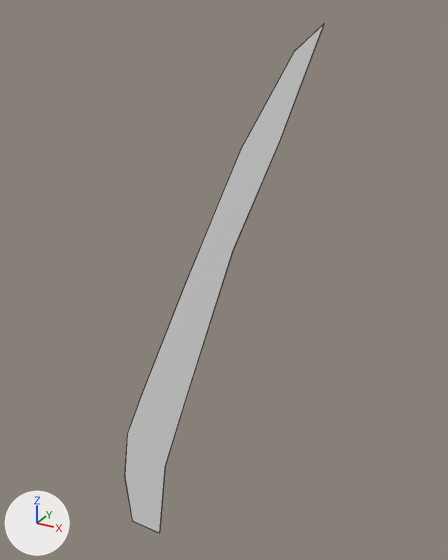
Renders of the FBX model Assets/World/tower/tower.fbx_grass/tower.fbx_grass.fbx from each side of a commit.
The view is the same before and after, from a 50 mm camera at (102.76, -6.64, 1.58) aimed at (98.99, 0.21, -1.84). Every picture has the same lights, and +X, +Y and +Z are marked at lower left. Mesh edges are drawn as thin lines. Where no turn or scale is listed for an object, it has been applied to the vertices.

In view in the first picture: 'Vert.003'.
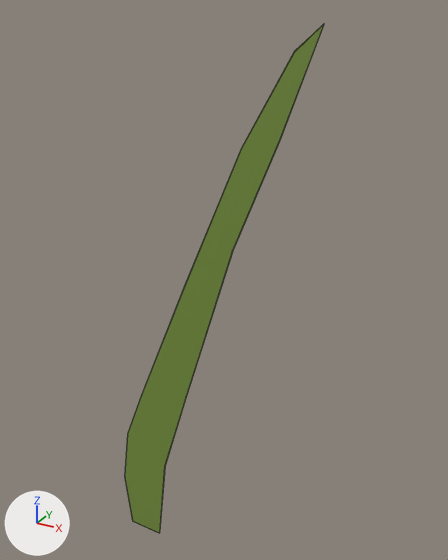
Pixel boxes [x1, y1, x2, y2] of what changed, in the pictures (448 x 560 px):
part 1 of me_vert_003, recoloured (grey to green): [125, 24, 324, 533] in both

What changed in the scene script:
```text
Add img_grasspalette_png:
    img_grasspalette_png = load_image('grasspalette.png', '../grasspalette.png', 684, 365, 'sRGB')
Add mat_material_011:
    mat_material_011 = principled_material('Material.011')
    mat_material_011.texture = img_grasspalette_png
Change me_vert_003:
    used by ob_vert_003; location = (97.76, -0.23, -6.53)
    remove me_vert_003.from_pydata(...)  # 26 vertices, 15 faces; spans x -0.43..2.62, y 0.0..0.01, z -0.03..7.96
    add me_vert_003.from_pydata(...)  # 52 vertices, 30 faces; spans x -0.43..2.62, y 0.0..0.01, z -0.03..7.96
    me_vert_003 part 1: 15 faces spanning x -0.43..2.62, y 0.0..0.01, z -0.03..7.96 switch from no material to mat_material_011 (picture img_grasspalette_png)
```
